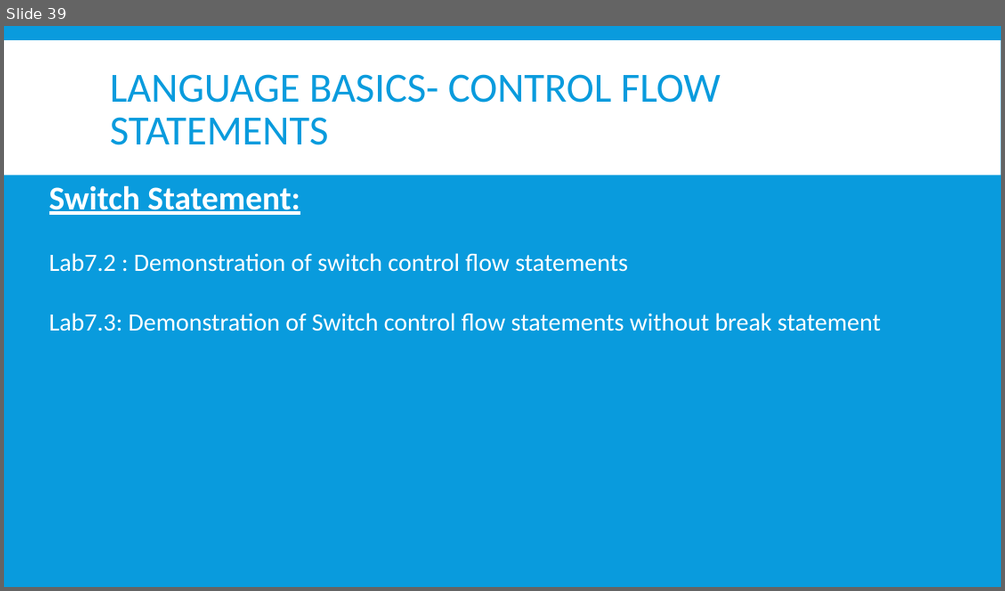
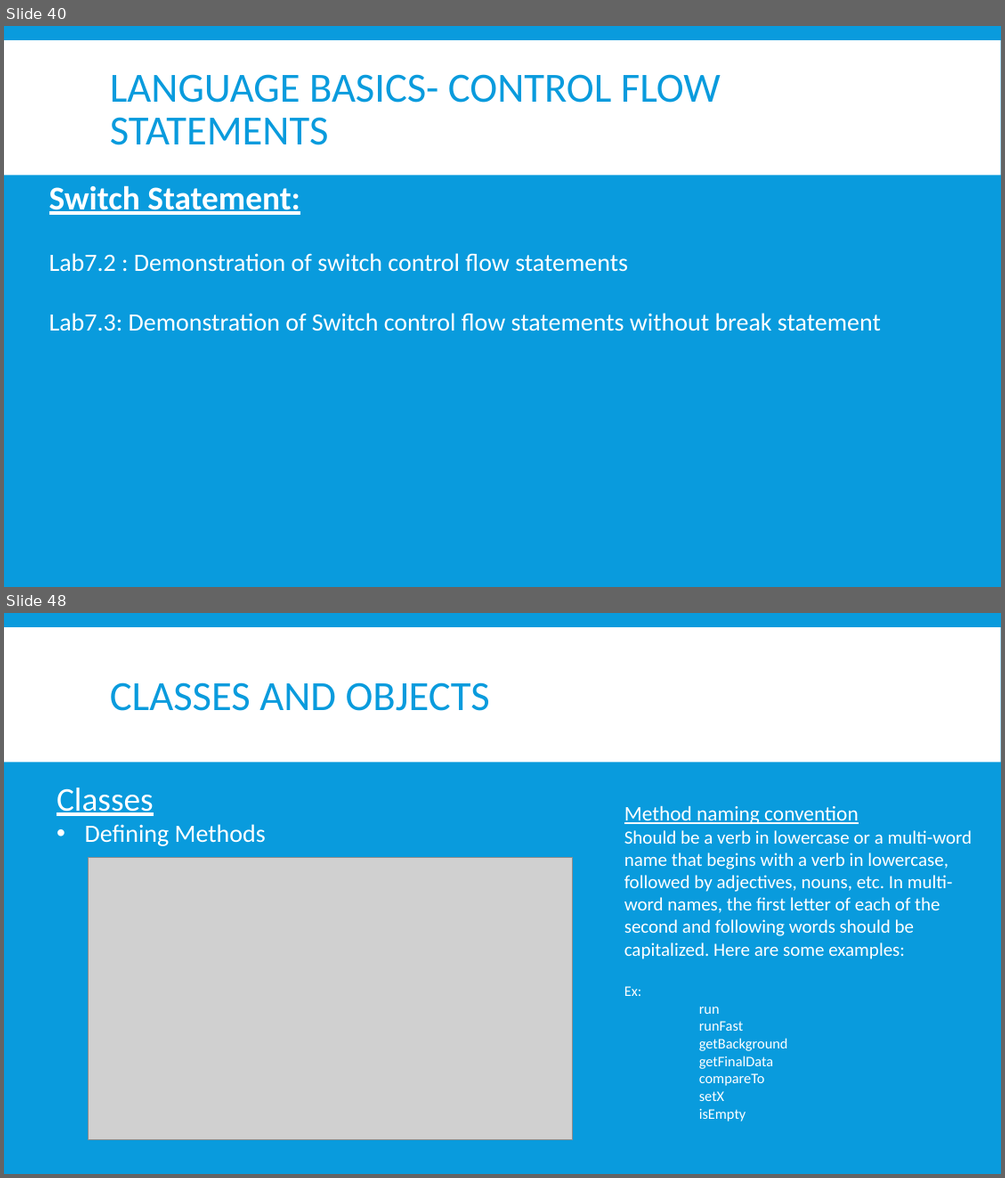
Before and after one commit to nmsgit1234/TechnicalDocs, a slide deck: training/core_java/core_java.pptx. Shown one above the other, each under a label of ours: slide 39 before the commit, slides 40 and 48 after it; the slides between them are not shown. The pictures are 1005x591 and 1005x1178 pixels, drawn with LibreOffice and Linux fonts; fonts in the diff are those of the drawing; grey boxes stand for pictures. Boxes give left, top, right and bottom in pixels: in the first picture for what was removed or moved away, otherwise in the second. Text is boxed around its words. In the diff, an @@ line names an element or a change of style, - is before the commit and + after.

Commit message:
updated for class and objects

```diff
--- a/training/core_java/core_java.pptx
+++ b/training/core_java/core_java.pptx
@@ slide 48 added at (x1=4, y1=613, x2=1001, y2=1174), background #099BDD; not listed: 1 template element that a slide beside it also shows @@
@@ title added at (x1=110, y1=682, x2=490, y2=711), 40 pt, text #099BDD @@
+CLASSES AND OBJECTS
@@ text added at (x1=57, y1=787, x2=266, y2=846), 24 pt, text #FFFFFF @@
+Classes
+• Defining Methods
@@ text added at (x1=624, y1=805, x2=972, y2=1121), 18 pt, text #FFFFFF @@
+Method naming convention
+Should be a verb in lowercase or a multi-word name that begins with a verb in lowercase, followed by adjectives, nouns, etc. In multi-word names, the first letter of each of the second and following words should be capitalized. Here are some examples:
+Ex:
+    run
+    runFast
+    getBackground
+    getFinalData
+    compareTo
+    setX
+    isEmpty
@@ picture added at (x1=88, y1=858, x2=573, y2=1140) @@
@@ what was slide 39 is now slide 40 @@
```
Also in this commit, not shown: 3 slides changed, 26 other slides added, 18 other files.
